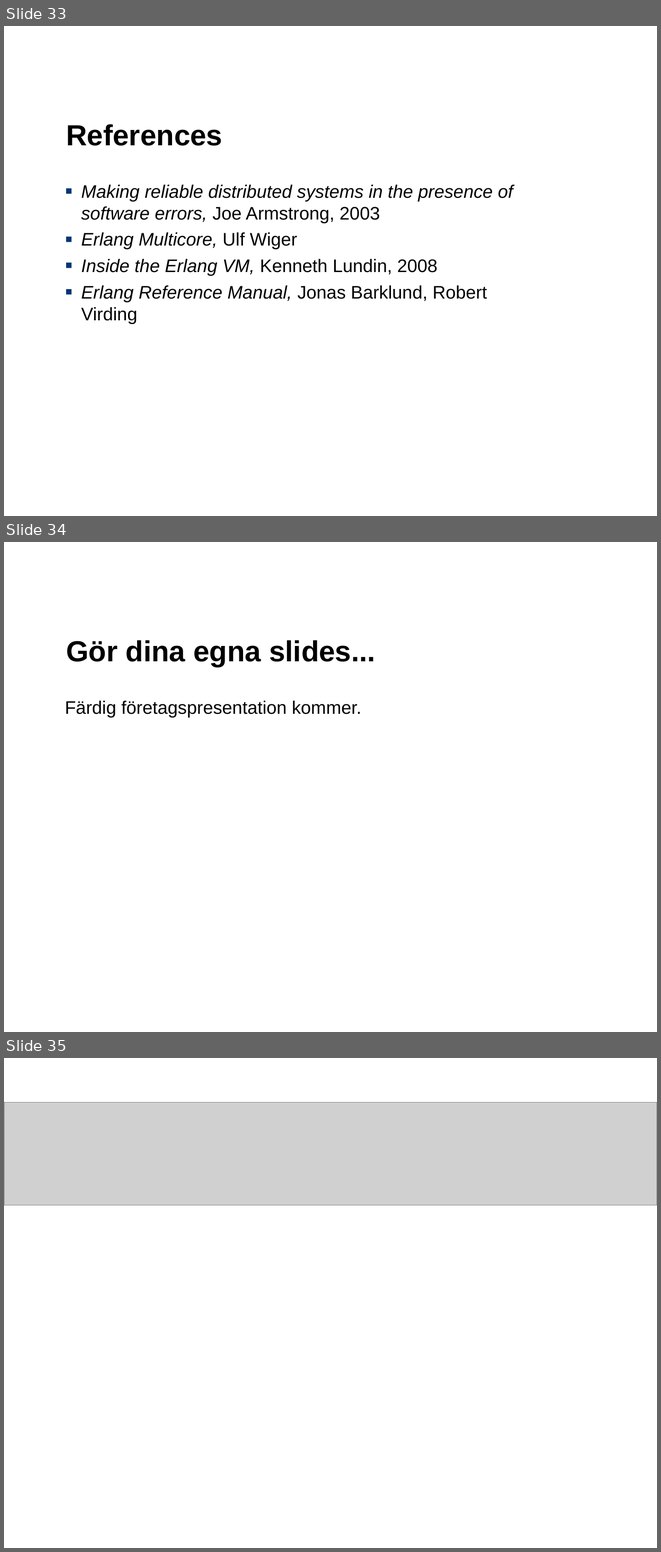
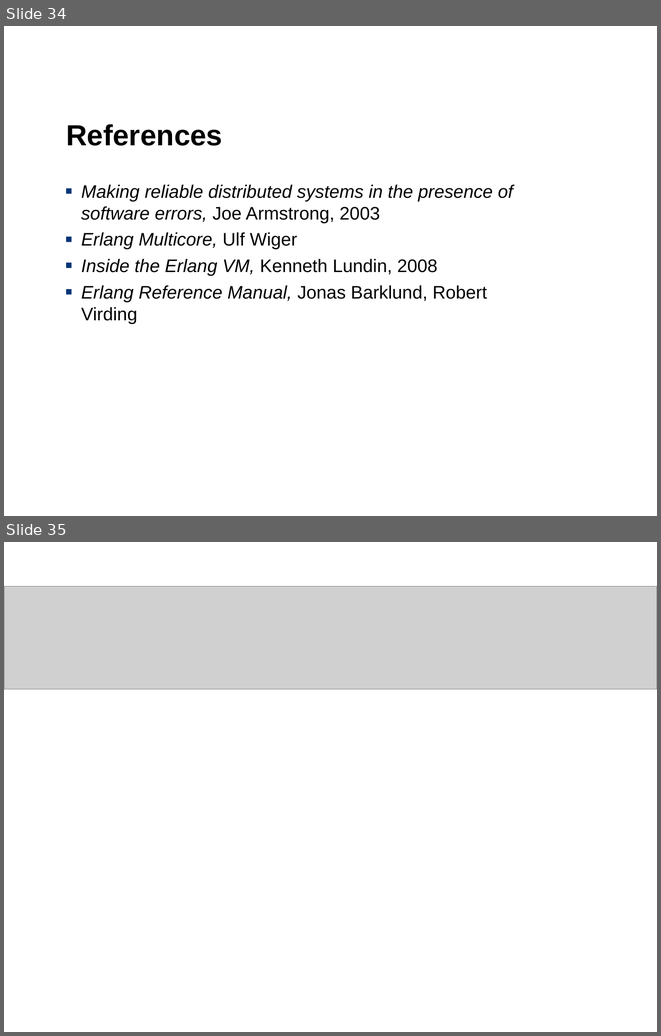
Before and after one commit to devmanner/devmanner, a slide deck: erlang/ErlangMulticore/Erlang.ppt. Shown one above the other, each under a label of ours: slides 33, 34 and 35 before the commit, slides 34 and 35 after it. The pictures are 661x1552 and 661x1036 pixels, drawn with LibreOffice and Linux fonts; fonts in the diff are those of the drawing; grey boxes stand for pictures; background and template pictures are left out. Boxes give left, top, right and bottom in pixels: in the first picture for what was removed or moved away, otherwise in the second. Text is boxed around its words. In the diff, an @@ line names an element or a change of style, - is before the commit and + after.

```diff
--- a/erlang/ErlangMulticore/Erlang.ppt
+++ b/erlang/ErlangMulticore/Erlang.ppt
@@ slide 34 removed at (x1=4, y1=542, x2=657, y2=1032), background #FFFFFF @@
@@ title removed at (x1=66, y1=640, x2=376, y2=667) @@
-Gör dina egna slides...
@@ text removed at (x1=65, y1=700, x2=361, y2=717) @@
-Färdig företagspresentation kommer.
@@ what was slide 33 is now slide 34 @@
```
Also in this commit, not shown: 3 slides changed, 2 slides added, 1 other slide removed, 1 other file.
